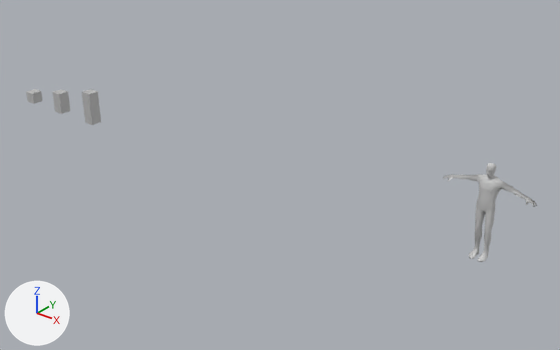
The FBX model FbxModel/cubes.fbx: old version first, new version second.
Rendered twice from a camera (50 mm lens) standing at (0.853, -0.59, 0.377) and looking at (0.362, 0.023, -0.004). The lights are fixed; the arrows at lower left show +X, +Y and +Z. Where no turn or scale is listed for an object, it has been applied to the vertices.
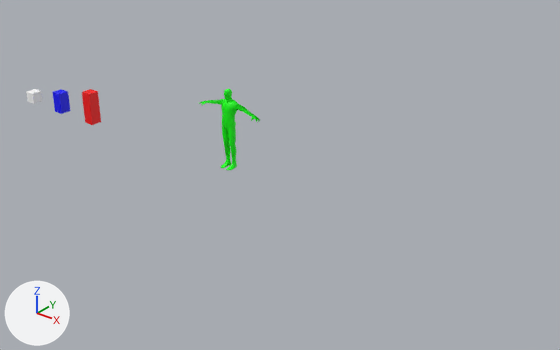
What the commit changed:
Material 'phongGreen' (mat_phonggreen) is new.
Its base color is (0.0, 1.0, 0.0) (green #00ff00).
Its roughness is 0.553.
Material 'phongRed' (mat_phongred) is new.
Its base color is (1.0, 0.0, 0.0) (red #ff0000).
Its roughness is 0.553.
Material 'phongBlue' (mat_phongblue) is new.
Its base color is (0.0, 0.0, 1.0) (blue #0000ff).
Its roughness is 0.553.
me_mesh_002 has 16 vertices, 28 faces and spans x -0.0073..0.0073, y -0.0073..0.0073, z -0.0073..0.0352.
me_mesh_002 no longer uses material mat_testscene_lambert2 (grey #bcbcbc).
me_mesh_002 now uses material mat_phongred (red #ff0000).
me_mesh_001 has 12 vertices, 20 faces and spans x -0.0073..0.0073, y -0.0073..0.0073, z -0.0073..0.0208.
me_mesh_001 no longer uses material mat_testscene_lambert2 (grey #bcbcbc).
me_mesh_001 now uses material mat_phongblue (blue #0000ff).
me_mesh_003 has 1415 vertices, 2811 faces and spans x -0.0442..0.0442, y -0.0106..0.0078, z 0.0..0.0925.
me_mesh_003 no longer uses material mat_animwalk2_man4_7___default1 (light grey #cacaca).
me_mesh_003 now uses material mat_phonggreen (green #00ff00).
Object 'animWalk2:man4:Character1' (ob_animwalk2_man4_character1) moves from (0.6154, 0.0, 0.0) to (0.3084, 0.0, 0.0).

Location of each change, (x1, y1, x2, y2) in pixels of the pictures (560 x 350 px):
'animWalk2:man4:Character1', recoloured, moved
    before: (443, 163, 537, 262)
    after: (199, 89, 260, 170)
'pCube3', recoloured (grey to red)
    both: (82, 89, 101, 125)
'pCube2', recoloured (grey to blue)
    both: (52, 89, 70, 114)
